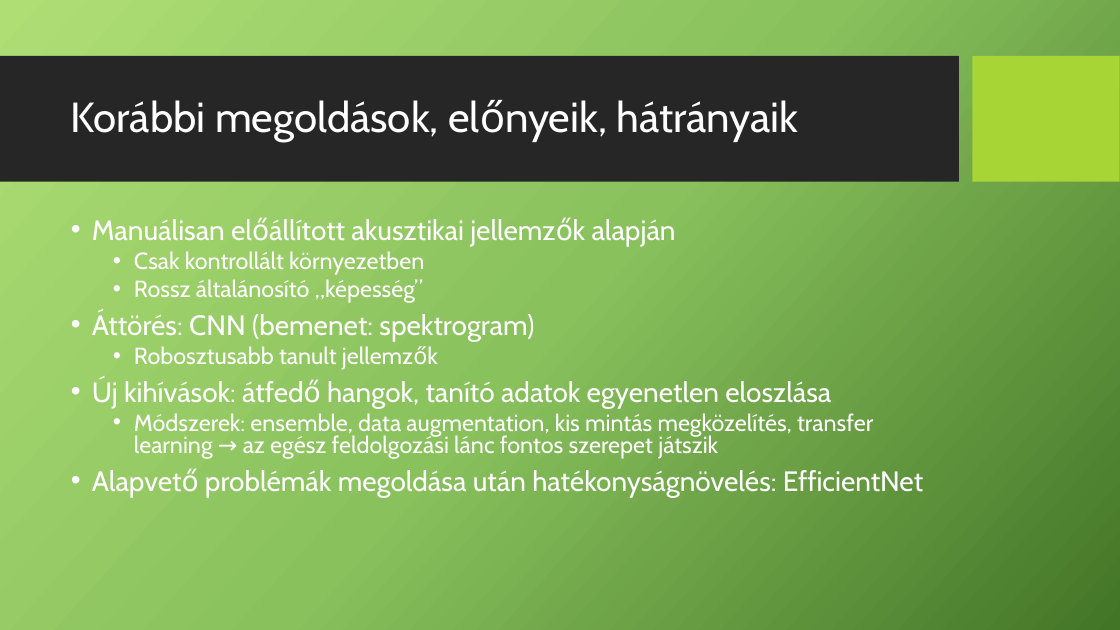
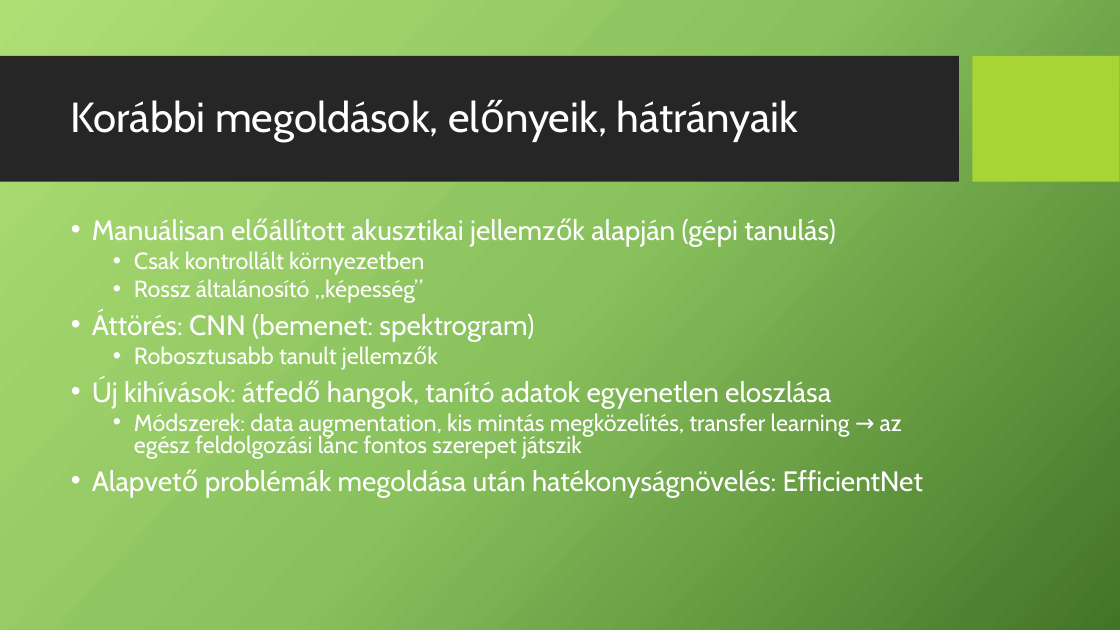
Before and after one commit to nagocs/birdclef-challenge, a slide deck: slide 3 of docs/AMV.pptx. Drawn at 1120x630 pixels with LibreOffice and Linux fonts; fonts in the diff are those of the drawing; background and template pictures are left out. Boxes give left, top, right and bottom in pixels: in the first picture for what was removed or moved away, otherwise in the second. Text is boxed around its words. In the diff, an @@ line names an element or a change of style, - is before the commit and + after.

```diff
--- a/docs/AMV.pptx
+++ b/docs/AMV.pptx
@@ text at (92,219,835,246): text changed @@
-• Manuálisan előállított akusztikai jellemzők alapján
+• Manuálisan előállított akusztikai jellemzők alapján (gépi tanulás)
@@ text at (134,413,902,459): text changed @@
-  • Módszerek: ensemble, data augmentation, kis mintás megközelítés, transfer learning → az egész feldolgozási lánc fontos szerepet játszik
+  • Módszerek: data augmentation, kis mintás megközelítés, transfer learning → az egész feldolgozási lánc fontos szerepet játszik
```
Also in this commit, not shown: 3 other slides changed.
